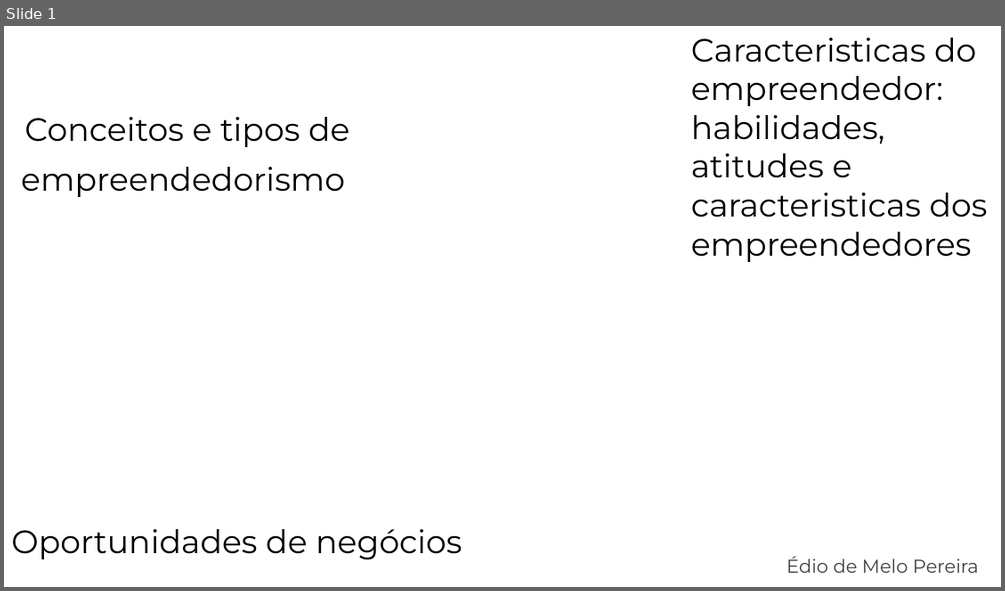
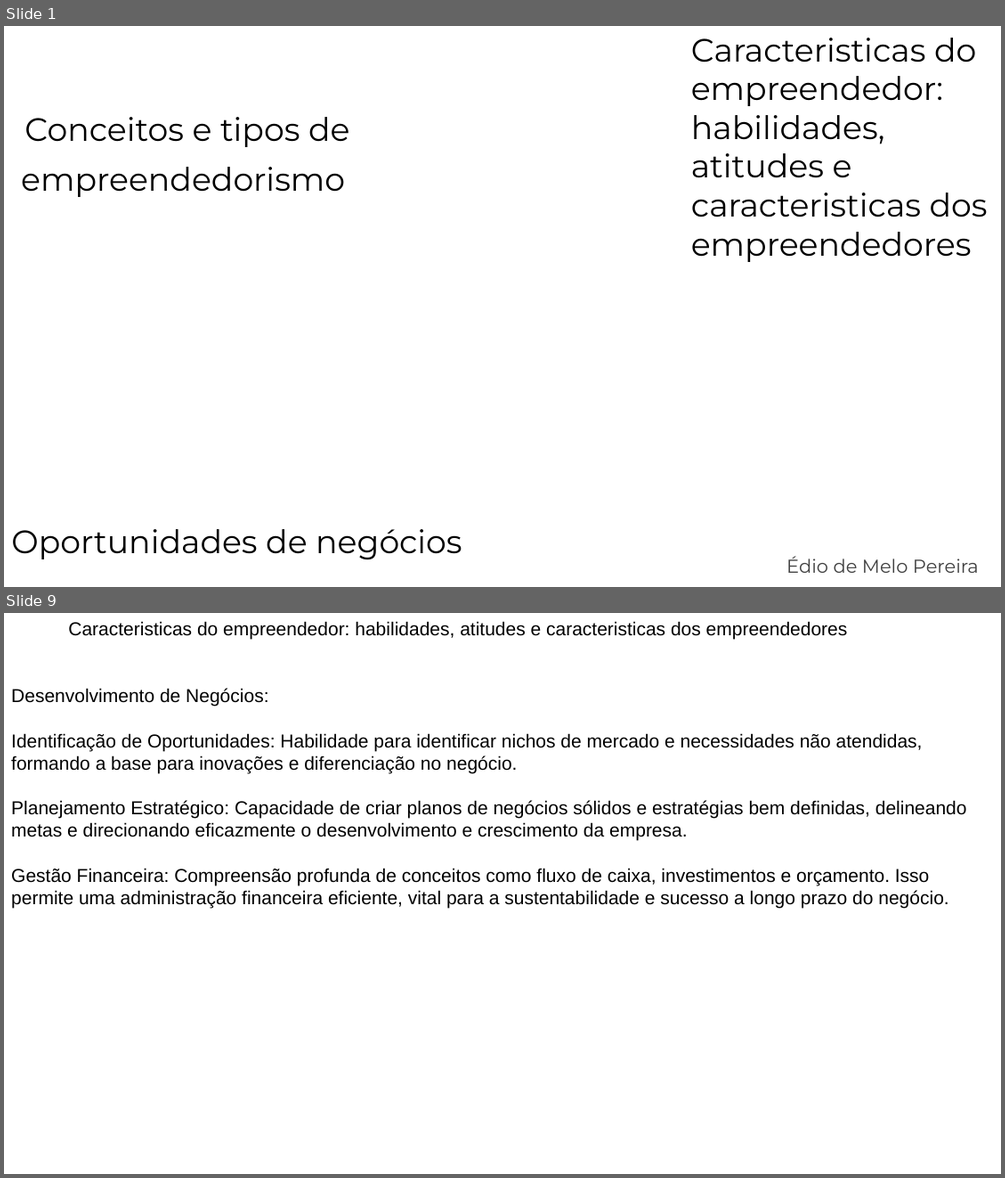
Before and after one commit to E-Mello/PS_Aulas, a slide deck: Aula_07_Conceitos_e_tipos_de_empreendedorismo-Caracteristicas do empreendedor--habilidades_atitudes_e_caracteristicas_dos_empreendedores-Oportunidades_de_negocios/Aula_07.pptx. Shown one above the other, each under a label of ours: slide 1 before the commit, slides 1 and 9 after it; the slides between them are not shown. The pictures are 1005x591 and 1005x1178 pixels, drawn with LibreOffice and Linux fonts; fonts in the diff are those of the drawing; background and template pictures are left out. Boxes give left, top, right and bottom in pixels: in the first picture for what was removed or moved away, otherwise in the second. Text is boxed around its words. In the diff, an @@ line names an element or a change of style, - is before the commit and + after.

```diff
--- a/Aula_07_Conceitos_e_tipos_de_empreendedorismo-Caracteristicas do empreendedor--habilidades_atitudes_e_caracteristicas_dos_empreendedores-Oportunidades_de_negocios/Aula_07.pptx
+++ b/Aula_07_Conceitos_e_tipos_de_empreendedorismo-Caracteristicas do empreendedor--habilidades_atitudes_e_caracteristicas_dos_empreendedores-Oportunidades_de_negocios/Aula_07.pptx
@@ slide 9 added at bbox=[4, 613, 1001, 1174], background picture (left out) @@
@@ text added at bbox=[11, 621, 967, 908], 18 pt, text #000000 @@
+Caracteristicas do empreendedor: habilidades, atitudes e caracteristicas dos empreendedores
+Desenvolvimento de Negócios:
+Identificação de Oportunidades: Habilidade para identificar nichos de mercado e necessidades não atendidas, formando a base para inovações e diferenciação no negócio.
+Planejamento Estratégico: Capacidade de criar planos de negócios sólidos e estratégias bem definidas, delineando metas e direcionando eficazmente o desenvolvimento e crescimento da empresa.
+Gestão Financeira: Compreensão profunda de conceitos como fluxo de caixa, investimentos e orçamento. Isso permite uma administração financeira eficiente, vital para a sustentabilidade e sucesso a longo prazo do negócio.
```
Also in this commit, not shown: 1 slide changed, 13 other slides added, 3 slides removed, 1 other file.
